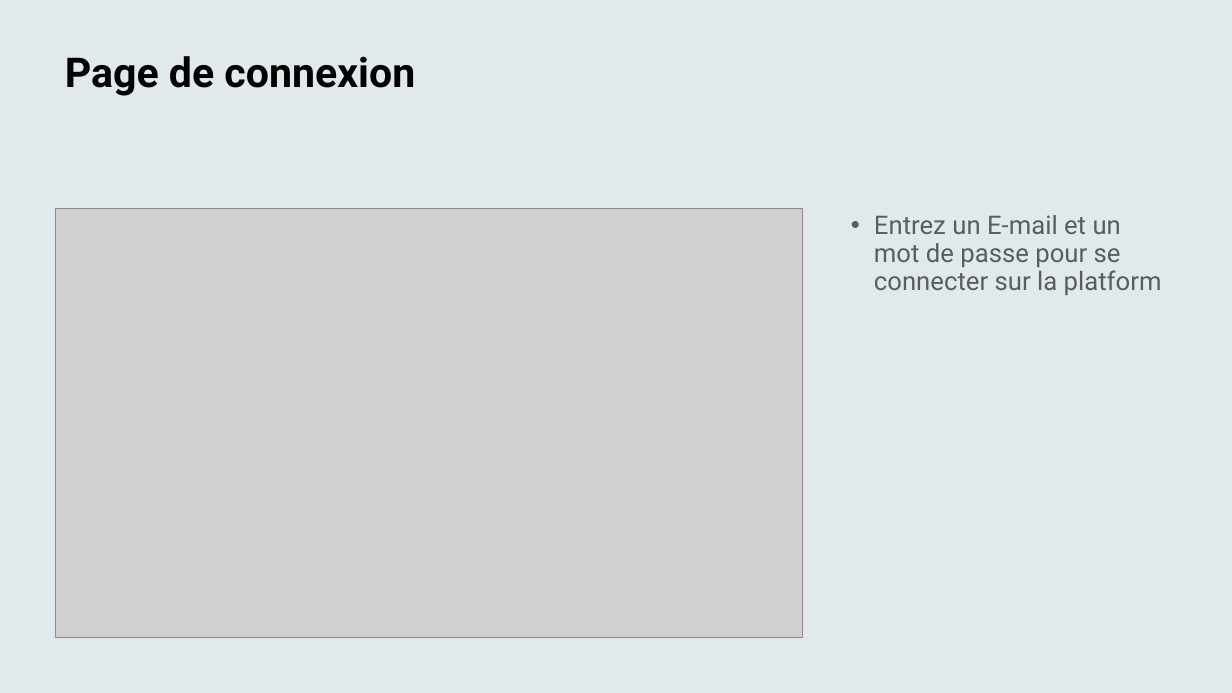
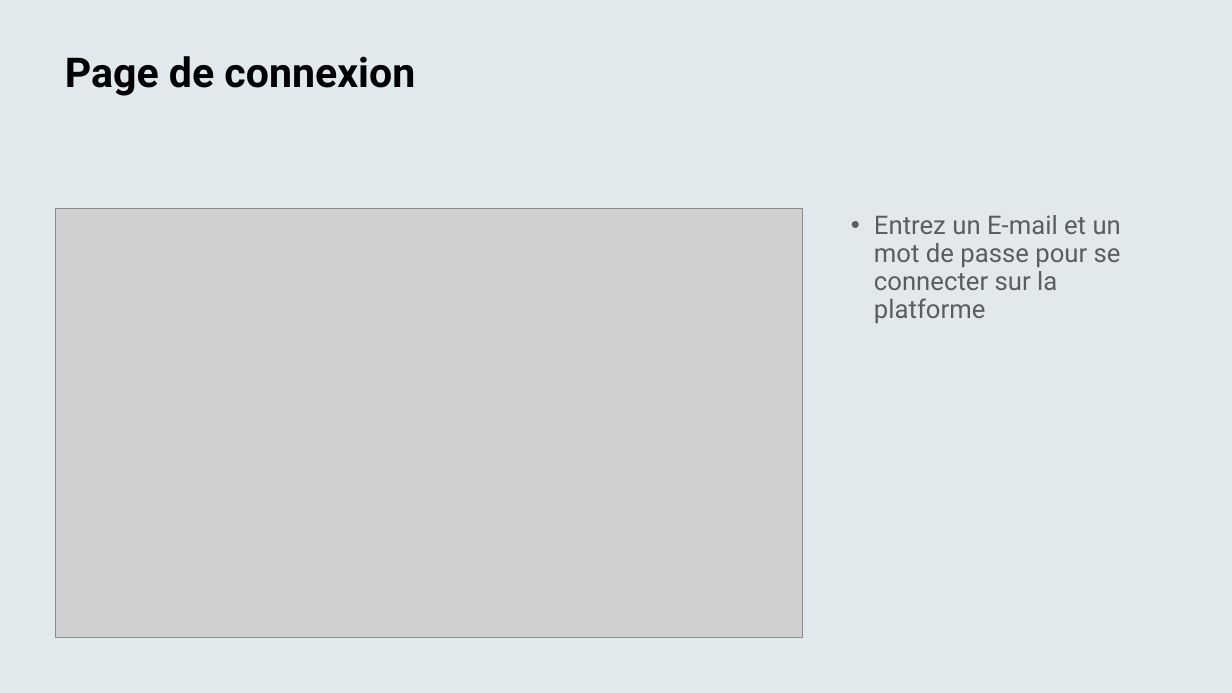
Before and after one commit to maiiro0/EnseignementSuperieur, a slide deck: slide 2 of ressources/Guide Utilisateur.pptx. Drawn at 1232x693 pixels with LibreOffice and Linux fonts; fonts in the diff are those of the drawing; grey boxes stand for pictures. Boxes give left, top, right and bottom in pixels: in the first picture for what was removed or moved away, otherwise in the second. Text is boxed around its words. In the diff, an @@ line names an element or a change of style, - is before the commit and + after.

```diff
--- a/ressources/Guide Utilisateur.pptx
+++ b/ressources/Guide Utilisateur.pptx
@@ text at [874, 215, 1121, 323]: text changed @@
-• Entrez un E-mail et un mot de passe pour se connecter sur la platform
+• Entrez un E-mail et un mot de passe pour se connecter sur la platforme
```
Also in this commit, not shown: 6 other slides changed, 1 other file.
